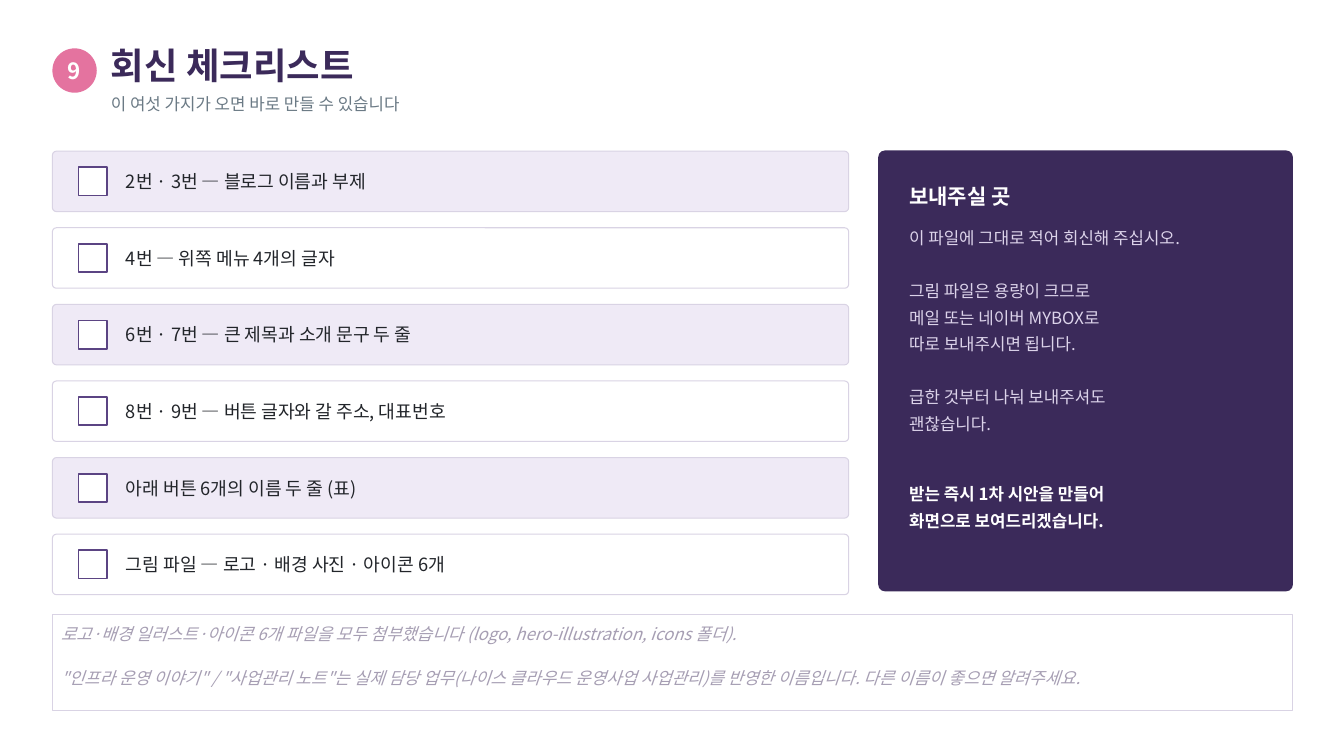
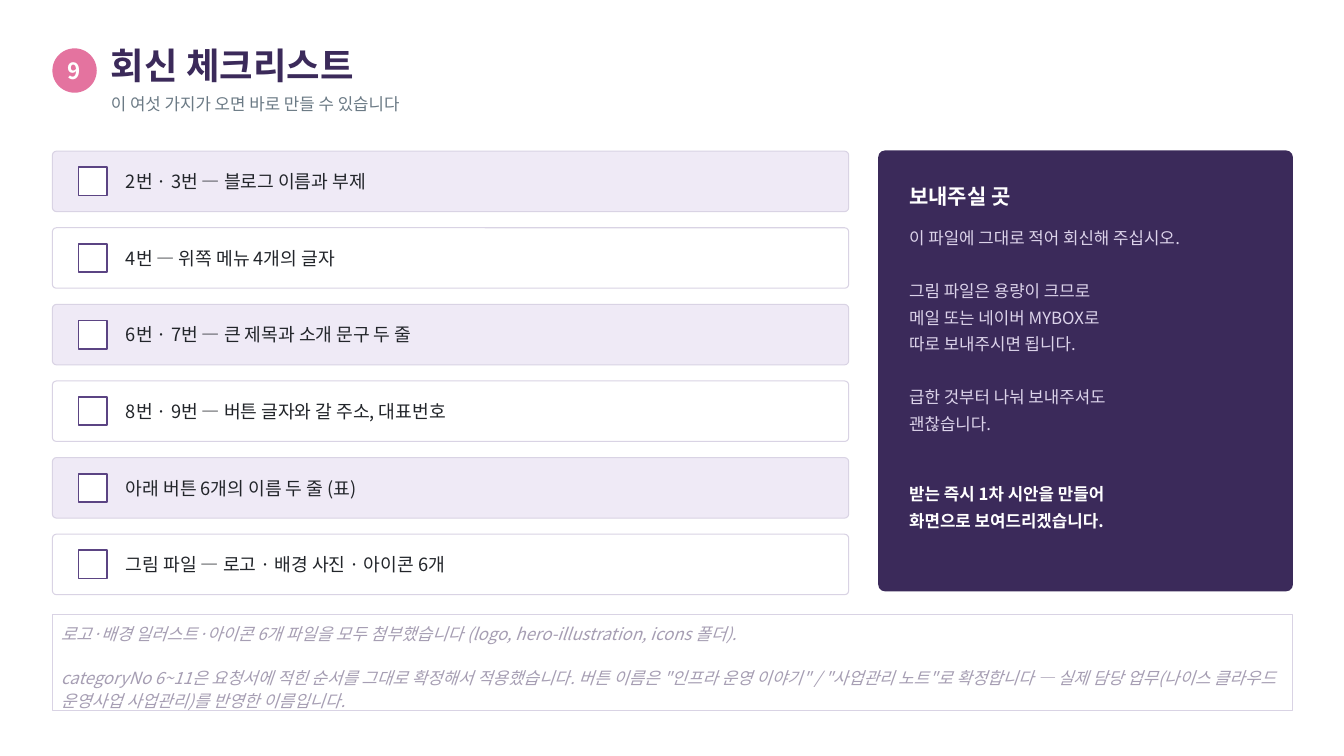
Before and after one commit to ChampionJohan/Johan, a slide deck: slide 10 of blog-brief/회신-어쩌다보니최씨.pptx. Drawn at 1344x756 pixels with LibreOffice and Linux fonts; fonts in the diff are those of the drawing. Boxes give left, top, right and bottom in pixels: in the first picture for what was removed or moved away, otherwise in the second. Text is boxed around its words. In the diff, an @@ line names an element or a change of style, - is before the commit and + after.

```diff
--- a/blog-brief/회신-어쩌다보니최씨.pptx
+++ b/blog-brief/회신-어쩌다보니최씨.pptx
@@ text in rectangle at box(61, 626, 1276, 711): text changed @@
-로고·배경 일러스트·아이콘 6개 파일을 모두 첨부했습니다 (logo, hero-illustration, icons 폴더).
-"인프라 운영 이야기" / "사업관리 노트"는 실제 담당 업무(나이스 클라우드 운영사업 사업관리)를 반영한 이름입니다. 다른 이름이 좋으면 알려주세요.
+로고·배경 일러스트·아이콘 6개 파일을 모두 첨부했습니다 (logo, hero-illustration, icons 폴더).
+categoryNo 6~11은 요청서에 적힌 순서를 그대로 확정해서 적용했습니다. 버튼 이름은 "인프라 운영 이야기" / "사업관리 노트"로 확정합니다 — 실제 담당 업무(나이스 클라우드 운영사업 사업관리)를 반영한 이름입니다.
```
Also in this commit, not shown: 1 other slide changed, 1 other file.
